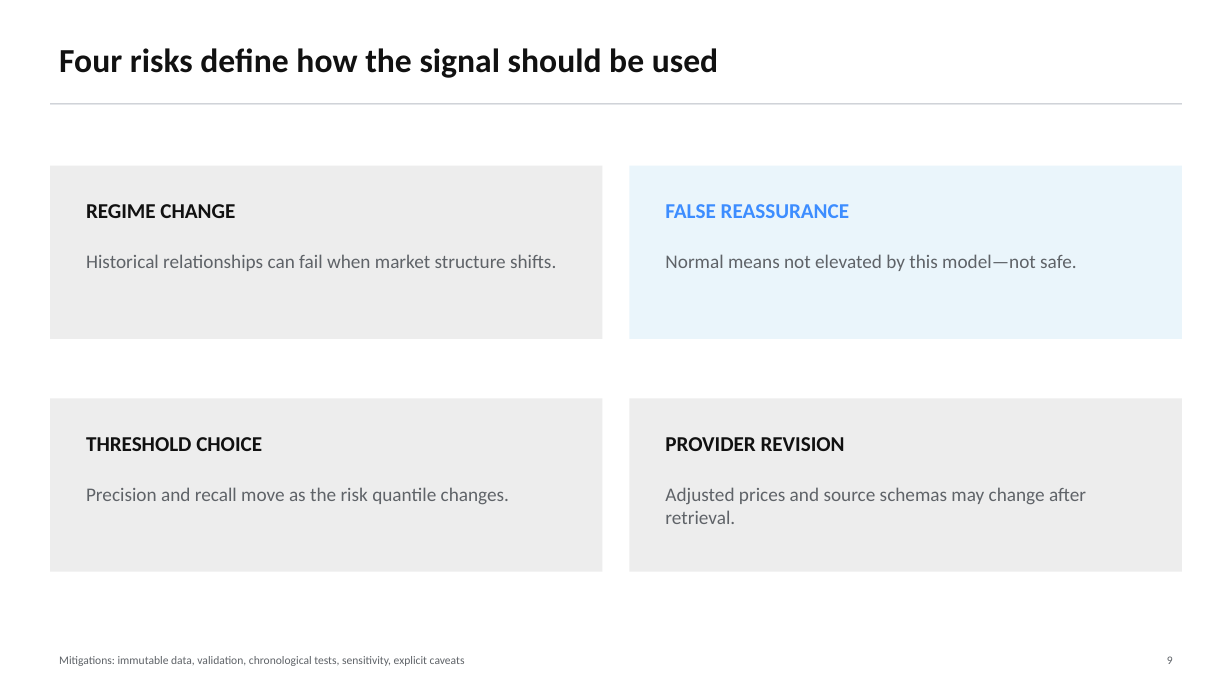
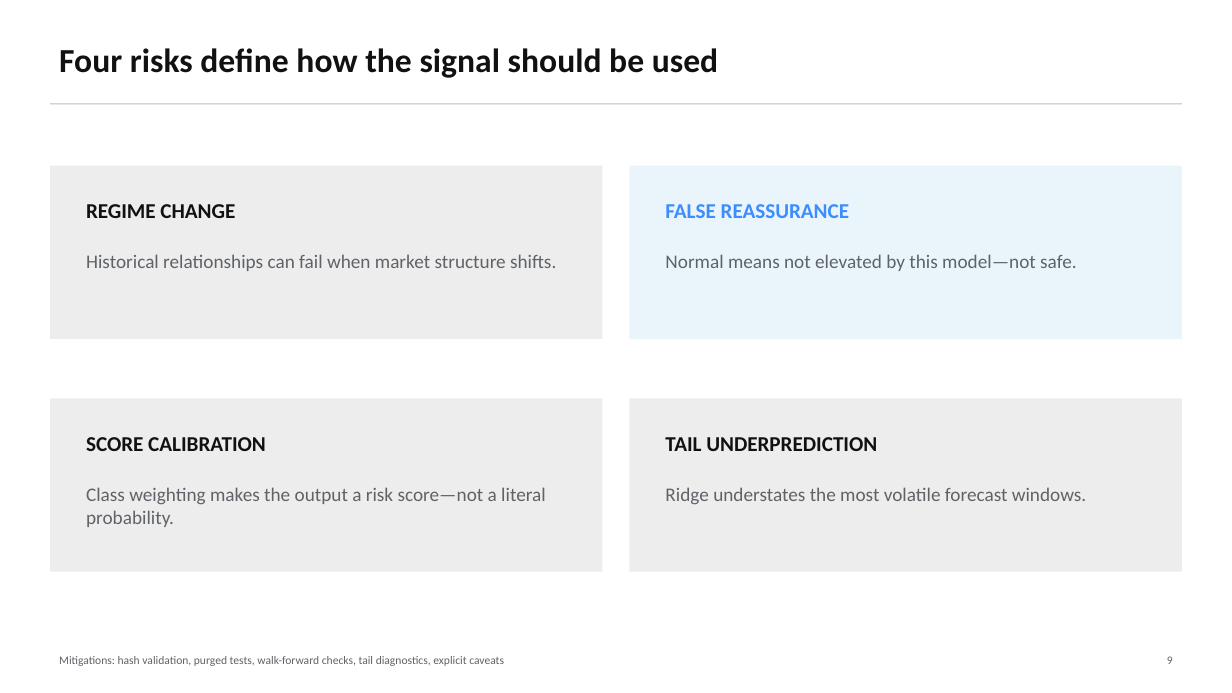
Before and after one commit to pdwi2020/bootcamp_paritosh_dwivedi, a slide deck: slide 9 of project/reports/stakeholder_presentation.pptx. Drawn at 1232x693 pixels with LibreOffice and Linux fonts; fonts in the diff are those of the drawing. Boxes give left, top, right and bottom in pixels: in the first picture for what was removed or moved away, otherwise in the second. Text is boxed around its words. In the diff, an @@ line names an element or a change of style, - is before the commit and + after.

```diff
--- a/project/reports/stakeholder_presentation.pptx
+++ b/project/reports/stakeholder_presentation.pptx
@@ text at (x1=86, y1=437, x2=266, y2=451): text changed @@
-THRESHOLD CHOICE
+SCORE CALIBRATION
@@ text at (x1=665, y1=437, x2=877, y2=451): text changed @@
-PROVIDER REVISION
+TAIL UNDERPREDICTION
@@ text at (x1=86, y1=487, x2=546, y2=527): text changed @@
-Precision and recall move as the risk quantile changes.
+Class weighting makes the output a risk score—not a literal probability.
@@ text at (x1=665, y1=487, x2=1086, y2=504): text changed @@
-Adjusted prices and source schemas may change after retrieval.
+Ridge understates the most volatile forecast windows.
@@ text at (x1=59, y1=656, x2=504, y2=666): text changed @@
-Mitigations: immutable data, validation, chronological tests, sensitivity, explicit caveats
+Mitigations: hash validation, purged tests, walk-forward checks, tail diagnostics, explicit caveats
```
Also in this commit, not shown: 6 other slides changed, 1 slide added, 1 slide removed, 30 other files.
